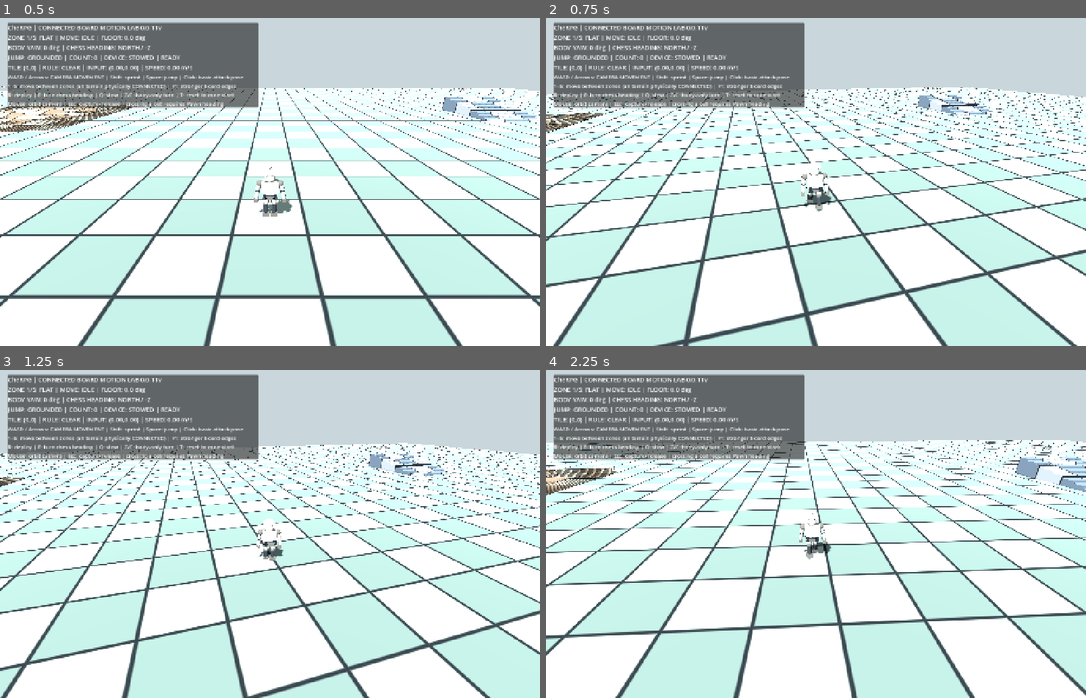
Above: before the commit, frames 1-4 (two rows, left to right).
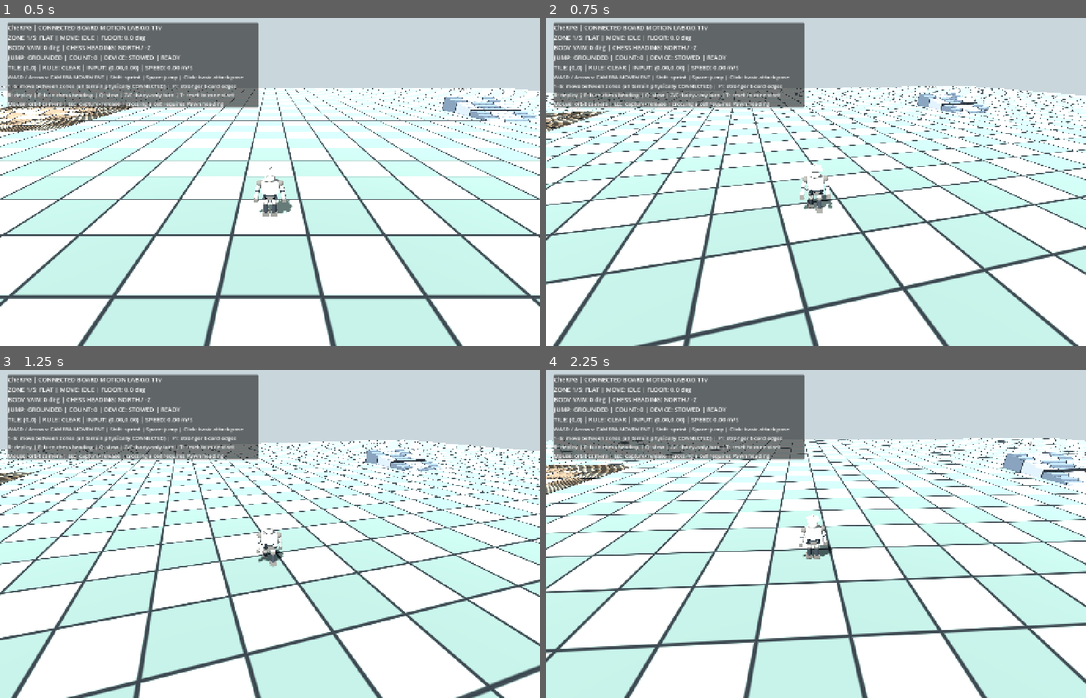
Above: after the commit, the same moments.

Repository: zzunlsj/cherpg
Game: Godot game, scene res://scenes/MotionLab.tscn
The game is run twice, just before and just after one commit, with the same random seed, the same clock (stepped at 60 frames per second) and the same inputs.
Inputs (mouse positions are in pixels of both pictures, inside the frame that each line leads up to):
- Up to frame 1 (0.5 s): no input
- Up to frame 2 (0.75 s): tap Enter at 0.5 s; move the mouse to (843, 178) at 0.52 s; hold W from 0.53 s (still down); hold Shift from 0.53 s (still down); click (843, 178) at 0.67 s
- Up to frame 3 (1.25 s): keep holding W; keep holding Shift; tap Space at 0.77 s
- Up to frame 4 (2.25 s): keep holding W; move the mouse to (789, 534) at 1.27 s; release Shift at 1.28 s; tap Shift at 1.35 s; tap Space at 1.52 s; move the mouse to (826, 527) at 2.02 s; hold Shift from 2.03 s (still down); tap 1 at 2.1 s

Frame 1 is identical in both runs. In frame 2, 16% of the frame differs, in the area x 0-100%, y 20-100%; in frame 3, 45%; in frame 4, 67%.
Error in both runs: Invalid call. Nonexistent function 'spawn_z (via call)' in base 'StaticBody3D (test_lane.gd)'. (res://scripts/motion_lab.gd:141)

Commit message:
feat: Shift dodge dash, camera movement, 90° wall contact climbing and deeper primitive walk/jump joint bends

Diff:
--- a/godot/tests/motion_rotation_lab/scripts/pawn_controller.gd
+++ b/godot/tests/motion_rotation_lab/scripts/pawn_controller.gd
@@ -32,6 +32,12 @@
 const JUMP_RELEASE_GRAVITY_MULT := 2.35 # early release => shorter hop
 const FALL_GRAVITY_MULT := 1.20
 const MAX_UPWARD_SPEED := 7.0
+const MAX_ASCENT_ANGLE_DEG := 90.0
+const NORMAL_FLOOR_CUTOFF_DEG := 89.9  # wall at 90 uses contact climbing
+const WALL_CLIMB_MPS := 2.5
+const DASH_SPEED_MPS := 10.5
+const DASH_SECONDS := 0.20
+const DASH_COOLDOWN_SECONDS := 0.85
 const HEADING_NAMES := ["NORTH / -Z", "EAST / +X", "SOUTH / +Z", "WEST / -X"]
 const HEADINGS := [Vector3.FORWARD, Vector3.RIGHT, Vector3.BACK, Vector3.LEFT]
 var heading_index := 0
@@ -59,6 +65,11 @@
 var landing_visual := 0.0
 var takeoff_visual := 0.0
 var jump_state := "GROUNDED"
+var dash_timer := 0.0
+var dash_cooldown := 0.0
+var dash_direction := Vector3.FORWARD
+var climbing := false
+var climb_normal := Vector3.ZERO
 var ground_normal := Vector3.UP
 var device: Node3D
 var movement_camera: Camera3D
@@ -77,7 +88,7 @@
 	collision_layer = 2
 	collision_mask = 1
 	floor_snap_length = 0.24
-	floor_max_angle = deg_to_rad(36.0)
+	floor_max_angle = deg_to_rad(NORMAL_FLOOR_CUTOFF_DEG)
 	floor_stop_on_slope = true
 	var capsule := CapsuleShape3D.new()
 	capsule.radius = 0.235
@@ -202,6 +213,35 @@
 func release_jump() -> void:
 	jump_key_down = false
 
+func queue_dash() -> void:
+	if dash_cooldown > 0.0 or dash_timer > 0.0 or not is_on_floor():
+		return
+	if device != null and bool(device.call("is_busy")):
+		return
+	var input_dir := Vector2(smoothed_strafe, smoothed_input).limit_length(1.0)
+	if input_dir.length() < 0.12:
+		input_dir = Vector2(0.0,1.0)
+	var fwd := _camera_flat_forward()
+	dash_direction = (fwd * input_dir.y + fwd.cross(Vector3.UP) * input_dir.x).normalized()
+	if dash_direction.length_squared() < 0.01:
+		return
+	dash_timer = DASH_SECONDS
+	dash_cooldown = DASH_COOLDOWN_SECONDS
+
+func _wall_contact(camera_forward: Vector3) -> Dictionary:
+	# A true 90° wall does not count as a floor in CharacterBody3D.
+	# Near vertical surfaces receive a separate W-to-climb adhesion velocity.
+	var cast_from: Vector3 = global_position + Vector3.UP * 0.55
+	var cast_to: Vector3 = cast_from + camera_forward * 0.87
+	var ray := PhysicsRayQueryParameters3D.create(cast_from,cast_to,1,[get_rid()])
+	var hit: Dictionary = get_world_3d().direct_space_state.intersect_ray(ray)
+	if hit.is_empty():
+		return {}
+	var n: Vector3 = hit["normal"]
+	if absf(n.y) > 0.12 or -camera_forward.dot(n) < .72:
+		return {}
+	return hit
+
 func trigger_attack() -> void:
 	# Unity source: ResetTrigger("attack"), then SetTrigger("attack").
 	# Placeholder arm motion; no combat hitbox or damage is invented.
@@ -258,6 +298,8 @@
 	return next
 
 func _physics_process(delta: float) -> void:
+	dash_cooldown = maxf(0.0,dash_cooldown-delta)
+	dash_timer = maxf(0.0,dash_timer-delta)
 	var was_on_floor: bool = is_on_floor()
 	var fwd: float = float(Input.is_key_pressed(KEY_W) or Input.is_key_pressed(KEY_UP))
 	var back: float = float(Input.is_key_pressed(KEY_S) or Input.is_key_pressed(KEY_DOWN))
@@ -275,11 +317,16 @@
 	var input_vector := Vector2(smoothed_strafe, smoothed_input).limit_length(1.0)
 	if device_busy:
 		input_vector = Vector2.ZERO
-	var wants_run: bool = Input.is_key_pressed(KEY_SHIFT) and (not is_zero_approx(raw_axis) or not is_zero_approx(raw_strafe))
+	var wants_run: bool = dash_timer > 0.0  # Shift is a short dash, never hold-to-sprint
 	latest_axis = input_vector.y
 	latest_sprint = wants_run
 	var forward: Vector3 = _camera_flat_forward()
 	var direction: Vector3 = (forward * input_vector.y + forward.cross(Vector3.UP) * input_vector.x).normalized()
+	var contact: Dictionary = _wall_contact(forward) if raw_axis > 0.35 and not device_busy else {}
+	climbing = not contact.is_empty() and (was_on_floor or climbing)
+	if climbing:
+		climb_normal = contact["normal"]
+		dash_timer = 0.0
 
 	if was_on_floor:
 		ground_normal = get_floor_normal()
@@ -305,7 +352,10 @@
 		takeoff_visual = 1.0
 		was_on_floor = false
 
-	if not was_on_floor:
+	if climbing:
+		velocity.y = WALL_CLIMB_MPS
+		jump_state = "CLIMBING"
+	elif not was_on_floor:
 		var grav_mult: float = FALL_GRAVITY_MULT if velocity.y < 0.0 else (JUMP_RELEASE_GRAVITY_MULT if not jump_key_down else 1.0)
 		velocity.y -= GRAVITY * grav_mult * delta
 	elif velocity.y <= 0.0:
@@ -317,7 +367,11 @@
 	var slope_factor: float = 1.0-clampf(uphill*0.65,-0.10,0.26)
 	var current_horizontal: Vector3 = _horizontal_velocity()
 
-	var next_horizontal := _source_feel_horizontal(current_horizontal, input_vector, wants_run, delta, was_on_floor, slope_factor)
+	var next_horizontal := _source_feel_horizontal(current_horizontal, input_vector, false, delta, was_on_floor, slope_factor)
+	if dash_timer > 0.0 and not device_busy:
+		next_horizontal = dash_direction * DASH_SPEED_MPS
+	if climbing:
+		next_horizontal = -climb_normal * 0.18
 	if device_busy:
 		next_horizontal = Vector3.ZERO
 	var starting_position: Vector3 = global_position
@@ -350,7 +404,11 @@
 		if airborne_time > 0.055:
 			landing_visual = 1.0
 		jump_state = "GROUNDED"
-	if not is_on_floor():
+	if climbing:
+		move_state = "CLIMB"
+	elif dash_timer > 0.0 and is_on_floor():
+		move_state = "DASH"
+	elif not is_on_floor():
 		move_state = "JUMP" if velocity.y > 0.05 else "FALL"
 	elif _horizontal_velocity().length() < 0.12 and input_vector.length() < SOURCE_MIN_FORCE:
 		move_state = "IDLE"
@@ -360,7 +418,9 @@
 		move_state = "WALK"
 
 	var horizontal_speed: float = Vector2(get_real_velocity().x,get_real_velocity().z).length()
-	if is_on_floor():
+	if climbing:
+		_update_climb_pose(delta)
+	elif is_on_floor():
 		_update_gait(delta,horizontal_speed,wants_run,input_vector.length())
 	else:
 		_update_air_pose(delta)
@@ -385,6 +445,19 @@
 		return
 	move_and_collide(delta_world)
 	current_cell = BOARD_RULES.cell_at(global_position, board_origin)
+
+func _update_climb_pose(delta: float) -> void:
+	# Deliberately exaggerated basic-joint motion on a true vertical wall.
+	gait_clock += delta * 5.6
+	var blend := minf(1.0,delta*12.0)
+	for i in range(2):
+		var phase: float = gait_clock + (0.0 if i == 0 else PI)
+		upper_leg[i].rotation.x = lerpf(upper_leg[i].rotation.x,.40 + .33*sin(phase),blend)
+		knee[i].rotation.x = lerpf(knee[i].rotation.x,.78 + .17*cos(phase),blend)
+		feet[i].rotation.x = lerpf(feet[i].rotation.x,-.20,blend)
+		shoulder[i].rotation.x = lerpf(shoulder[i].rotation.x,-1.05 + .25*sin(phase+PI),blend)
+	avatar.rotation.x = lerpf(avatar.rotation.x,-.11,blend)
+	avatar.position.y = lerpf(avatar.position.y,0.0,blend)
 
 func _update_air_pose(delta: float) -> void:
 	# Air poses are separate from horizontal movement / Unity Rigidbody2D code.
@@ -394,8 +467,8 @@
 	var smooth: float = minf(1.0, delta * 10.0)
 	for i in range(2):
 		var lead: float = 1.0 if i == 0 else -1.0
-		var hip_target: float = (0.18 + 0.20 * ascent) * lead if rising else -0.09 + descent * 0.15 * lead
-		var knee_target: float = (0.42 - 0.08 * ascent) if rising else 0.14 + 0.18 * descent
+		var hip_target: float = (0.29 + 0.23 * ascent) * lead if rising else -0.17 + descent * 0.24 * lead
+		var knee_target: float = (0.70 - 0.10 * ascent) if rising else 0.28 + 0.22 * descent
 		var arm_target: float = (-0.48 + 0.15 * ascent) if rising else 0.13 + 0.12 * descent
 		upper_leg[i].rotation.x = lerpf(upper_leg[i].rotation.x, hip_target, smooth)
 		knee[i].rotation.x = lerpf(knee[i].rotation.x, knee_target, smooth)
@@ -414,8 +487,8 @@
 	var activity: float = locomotion * clampf(axis * 2.1, 0.0, 1.0)
 	if activity > 0.02:
 		gait_clock += horizontal_speed * delta * lerpf(2.1, 2.68, run_blend)
-	var stride: float = lerpf(0.36, 0.60, run_blend) * activity
-	var lift: float = lerpf(0.22, 0.45, run_blend) * activity
+	var stride: float = lerpf(0.48, 0.80, run_blend) * activity
+	var lift: float = lerpf(0.40, 0.76, run_blend) * activity
 	var slope_scale: float = clampf(floor_deg / 25.0, 0.0, 1.0)
 	var uphill: float = maxf(0.0, slope_sign) * slope_scale
 	var downhill: float = maxf(0.0, -slope_sign) * slope_scale
@@ -457,12 +530,15 @@
 	velocity = Vector3.ZERO
 	lane_index = index
 	heading_index = 0
-	board_origin = Vector3(world_x, 0.0, world_z)
-	current_cell = Vector2i.ZERO
+	board_origin = Vector3.ZERO # continuous world-aligned 2m x 2m tiles
+	current_cell = BOARD_RULES.cell_at(global_position, board_origin)
 	resistance_time = 0.0
 	resistance_attempts = 0
 	smoothed_strafe = 0.0
 	gait_clock = 0.0
+	dash_timer = 0.0
+	dash_cooldown = 0.0
+	climbing = false
 	run_blend = 0.0
 	attack_timer = 0.0
 	smoothed_input = 0.0
